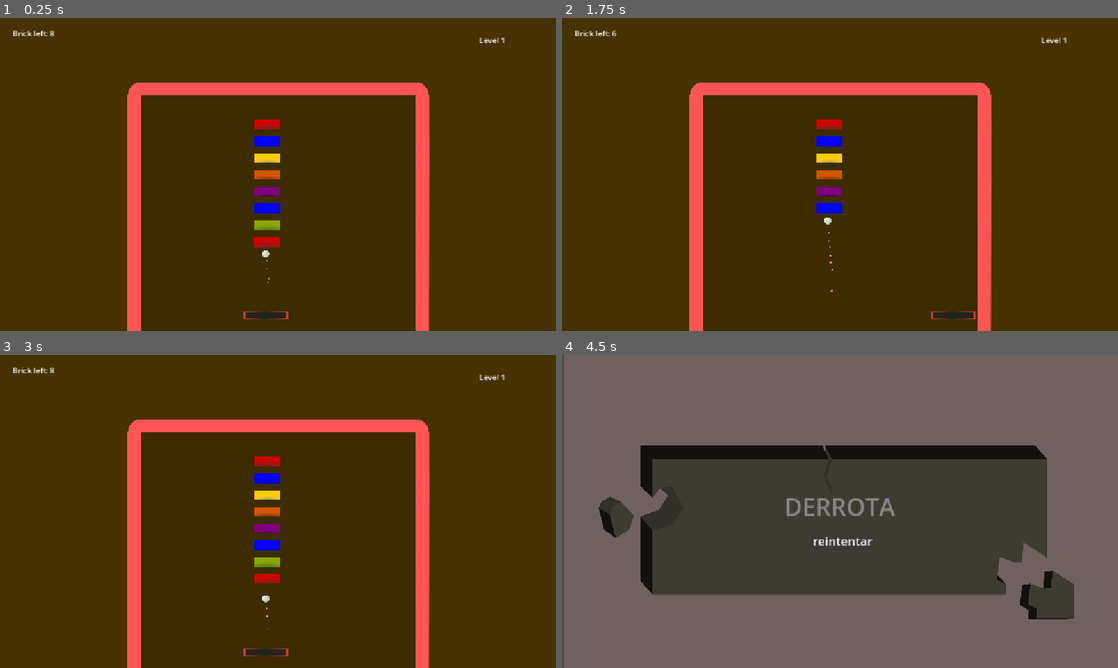
Above: before the commit, frames 1-4 (two rows, left to right).
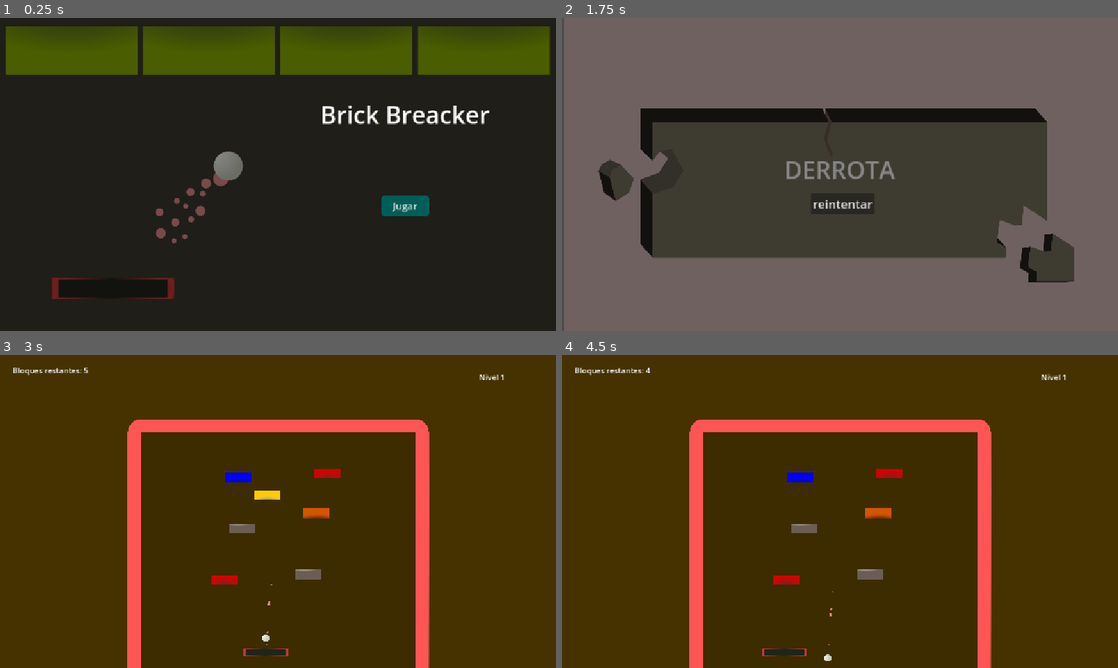
Above: after the commit, the same moments.

Repository: CardozoCasariegoLuciano/Brick_breacker
Game: Godot game, scene res://scenes/menu.tscn
Two runs of this game, one before a commit and one after it. Both use one fixed random seed, a clock stepped at 60 frames per second and the inputs below. Before the commit the project starts from res://scenes/level_1.tscn.
Inputs (mouse positions are in pixels of both pictures, inside the frame that each line leads up to):
- Up to frame 1 (0.25 s): no input
- Up to frame 2 (1.75 s): click (967, 205) at 0.5 s, where only the run after the commit has a clickable "Jugar"; hold D (rigth) from 1.28 s (still down); tap Space (ui_select) at 1.52 s
- Up to frame 3 (3 s): release D (rigth) at 2 s; click (278, 539) at 2 s, where only the run after the commit has a clickable "reintentar"; click (278, 539) at 2.75 s, where only the run before the commit has a clickable "reintentar"
- Up to frame 4 (4.5 s): hold A (left) 3.53-4.28 s; tap D (rigth) at 3.6 s; tap Space (ui_select) at 3.77 s; tap Enter at 4.25 s; hold D (rigth) from 4.28 s (still down)

The runs differ from the first frame. In frame 1, 98% of the frame differs, in the area x 0-100%, y 0-100%; in frame 2, 100%; in frame 3, 2.1%; in frame 4, 100%.

Commit message:
Add mobile controller and main menu

Diff:
--- a/project.godot
+++ b/project.godot
@@ -11,7 +11,7 @@
 [application]
 
 config/name="brics_breacker"
-run/main_scene="uid://ccipepny7crpc"
+run/main_scene="uid://cyfa10nejlt17"
 config/features=PackedStringArray("4.4", "Mobile")
 config/icon="res://icon.svg"
 
@@ -29,11 +29,13 @@
 left={
 "deadzone": 0.2,
 "events": [Object(InputEventKey,"resource_local_to_scene":false,"resource_name":"","device":-1,"window_id":0,"alt_press …(191 unchanged characters)…
+, Object(InputEventKey,"resource_local_to_scene":false,"resource_name":"","device":-1,"window_id":0,"alt_pressed":false,"shift_pressed":false,"ctrl_pressed":false,"meta_pressed":false,"pressed":false,"keycode":0,"physical_keycode":4194319,"key_label":0,"unicode":0,"location":0,"echo":false,"script":null)
 ]
 }
 rigth={
 "deadzone": 0.2,
 "events": [Object(InputEventKey,"resource_local_to_scene":false,"resource_name":"","device":-1,"window_id":0,"alt_press …(192 unchanged characters)…
+, Object(InputEventKey,"resource_local_to_scene":false,"resource_name":"","device":-1,"window_id":0,"alt_pressed":false,"shift_pressed":false,"ctrl_pressed":false,"meta_pressed":false,"pressed":false,"keycode":0,"physical_keycode":4194321,"key_label":0,"unicode":0,"location":0,"echo":false,"script":null)
 ]
 }
 action={
@@ -42,6 +44,10 @@
 ]
 }
 
+[input_devices]
+
+pointing/emulate_touch_from_mouse=true
+
 [rendering]
 
 renderer/rendering_method="mobile"
--- a/scenes/level_1.tscn
+++ b/scenes/level_1.tscn
@@ -83,13 +83,13 @@
 script = ExtResource("6_e3sih")
 
 [node name="brick4" parent="Bricks" instance=ExtResource("5_4nkto")]
-position = Vector2(553, 463)
+position = Vector2(465, 465)
 rotation = 3.14159
 
 [node name="brick5" parent="Bricks" instance=ExtResource("5_4nkto")]
-position = Vector2(553, 428)
+position = Vector2(639, 453)
 rotation = 3.14159
-brick_color = 1
+brick_color = 5
 
 [node name="brick6" parent="Bricks" instance=ExtResource("5_4nkto")]
 position = Vector2(553, 394)
@@ -97,12 +97,12 @@
 brick_color = 2
 
 [node name="brick7" parent="Bricks" instance=ExtResource("5_4nkto")]
-position = Vector2(553, 359)
+position = Vector2(502, 359)
 rotation = 3.14159
-brick_color = 3
+brick_color = 5
 
 [node name="brick8" parent="Bricks" instance=ExtResource("5_4nkto")]
-position = Vector2(553, 324)
+position = Vector2(655, 327)
 rotation = 3.14159
 brick_color = 4
 
@@ -112,12 +112,12 @@
 brick_color = 6
 
 [node name="brick10" parent="Bricks" instance=ExtResource("5_4nkto")]
-position = Vector2(553, 255)
+position = Vector2(493, 253)
 rotation = 3.14159
 brick_color = 2
 
 [node name="brick11" parent="Bricks" instance=ExtResource("5_4nkto")]
-position = Vector2(553, 220)
+position = Vector2(678, 245)
 rotation = 3.14159
 
 [node name="Level_UI" parent="." instance=ExtResource("7_pa8r4")]
--- a/scenes/level_ui.tscn
+++ b/scenes/level_ui.tscn
@@ -20,7 +20,7 @@
 
 [node name="Label" type="Label" parent="HBoxContainer"]
 layout_mode = 2
-text = "Level"
+text = "Nivel"
 
 [node name="level" type="Label" parent="HBoxContainer"]
 layout_mode = 2
@@ -35,7 +35,7 @@
 
 [node name="Label" type="Label" parent="HBoxContainer2"]
 layout_mode = 2
-text = "Brick left:"
+text = "Bloques restantes:"
 
 [node name="bricks" type="Label" parent="HBoxContainer2"]
 layout_mode = 2
--- /dev/null
+++ b/scenes/menu.tscn
@@ -0,0 +1,80 @@
+[gd_scene load_steps=5 format=3 uid="uid://cyfa10nejlt17"]
+
+[ext_resource type="Script" uid="uid://bjpwyq6jt80co" path="res://scripts/menu.gd" id="1_yqeox"]
+[ext_resource type="Texture2D" uid="uid://b2sqnxexxjn0c" path="res://assets/menu_bg.png" id="2_vjb58"]
+
+[sub_resource type="StyleBoxFlat" id="StyleBoxFlat_con2f"]
+bg_color = Color(0, 0.32549, 0.345098, 1)
+corner_radius_top_left = 8
+corner_radius_top_right = 8
+corner_radius_bottom_right = 8
+corner_radius_bottom_left = 8
+
+[sub_resource type="StyleBoxFlat" id="StyleBoxFlat_vjb58"]
+bg_color = Color(0, 0.368627, 0.345098, 1)
+corner_radius_top_left = 8
+corner_radius_top_right = 8
+corner_radius_bottom_right = 8
+corner_radius_bottom_left = 8
+
+[node name="Menu" type="Control"]
+layout_mode = 3
+anchors_preset = 15
+anchor_right = 1.0
+anchor_bottom = 1.0
+grow_horizontal = 2
+grow_vertical = 2
+script = ExtResource("1_yqeox")
+
+[node name="ColorRect" type="ColorRect" parent="."]
+layout_mode = 1
+anchors_preset = 15
+anchor_right = 1.0
+anchor_bottom = 1.0
+grow_horizontal = 2
+grow_vertical = 2
+color = Color(0, 0, 0, 1)
+
+[node name="TextureRect" type="TextureRect" parent="."]
+modulate = Color(1, 1, 1, 0.545098)
+layout_mode = 0
+offset_right = 1152.0
+offset_bottom = 648.0
+texture = ExtResource("2_vjb58")
+
+[node name="Button" type="Button" parent="."]
+layout_mode = 1
+anchors_preset = 8
+anchor_left = 0.5
+anchor_top = 0.5
+anchor_right = 0.5
+anchor_bottom = 0.5
+offset_left = 212.5
+offset_top = 42.5
+offset_right = 312.5
+offset_bottom = 85.5
+grow_horizontal = 2
+grow_vertical = 2
+mouse_default_cursor_shape = 2
+theme_override_font_sizes/font_size = 20
+theme_override_styles/hover = SubResource("StyleBoxFlat_con2f")
+theme_override_styles/normal = SubResource("StyleBoxFlat_vjb58")
+text = "Jugar"
+
+[node name="Label" type="Label" parent="."]
+layout_mode = 1
+anchors_preset = 8
+anchor_left = 0.5
+anchor_top = 0.5
+anchor_right = 0.5
+anchor_bottom = 0.5
+offset_left = 87.0
+offset_top = -159.5
+offset_right = 438.0
+offset_bottom = -90.5
+grow_horizontal = 2
+grow_vertical = 2
+theme_override_font_sizes/font_size = 50
+text = "Brick Breacker"
+
+[connection signal="button_down" from="Button" to="." method="_on_button_down"]
--- /dev/null
+++ b/scenes/mobile_controller.tscn
@@ -0,0 +1,18 @@
+[gd_scene load_steps=2 format=3 uid="uid://dlihb0q2ikjo6"]
+
+[sub_resource type="CanvasTexture" id="CanvasTexture_a8yvl"]
+
+[node name="MobileController" type="CanvasLayer"]
+
+[node name="Left" type="TouchScreenButton" parent="."]
+modulate = Color(1, 1, 1, 0)
+scale = Vector2(426, 647)
+texture_normal = SubResource("CanvasTexture_a8yvl")
+action = "left"
+
+[node name="Right" type="TouchScreenButton" parent="."]
+modulate = Color(1, 1, 1, 0)
+position = Vector2(726, 0)
+scale = Vector2(426, 647)
+texture_normal = SubResource("CanvasTexture_a8yvl")
+action = "rigth"
--- a/scripts/level.gd
+++ b/scripts/level.gd
@@ -7,6 +7,11 @@
 func _ready() -> void:
 	Global.on_level_change.emit(level)
 	level_ui.on_change_current_bricks.emit(bricks_container.destructibles_bricks)
+
+	if is_mobile():
+		var hud = preload("res://scenes/mobile_controller.tscn")
+		var hud_instance = hud.instantiate()
+		add_child(hud_instance)
 
 func _on_bricks_destroy(cuantity: int) -> void:
 	level_ui.on_change_current_bricks.emit(cuantity)
@@ -23,19 +28,31 @@
 		add_child(a)
 		get_tree().paused = true
 
- #Armar la pag de ichio
-# Subirlo a git
+func is_mobile():
+	if JavaScriptBridge:
+		var result = JavaScriptBridge.eval("""
+			/Android|webOS|iPhone|iPad|iPod|BlackBerry|IEMobile|Opera Mini/i.test(navigator.userAgent)
+		""", true)
+		return result
+	return false
 
-#MVP: Hacer los sprites de los botones y el resto del HUD
-#MVP: Agregar que caigan poderes de los bloques
-#MVP: Agregar un guardado de partida para no arrancar del inico
-#MVP: Agregar un puntaje
-#MVP: Agregar bloques que requieran mas de un golpe
-#MVP: Agregar un selector de niveles
-#MVP: Agregar mas niveles
-#MVP: Agregar multijugador local (una en la parte de abajo y otro en la de arriba, cada uno con su pelota
+#Mejorar los visuales
+#Mejorar el Sonido
+#Hacer los sprites de los botones y el resto del HUD
+#Actualizar el ichio
+
+
+
+#TODO: Agregar un selector de niveles
+#TODO: Agregar que caigan poderes de los bloques
+#TODO: Agregar un guardado de niveles para no arrancar de el nivel 1
+#TODO: Agregar mas vidas para no arrancar el nivel desde 0
+#TODO: Agregar un puntaje
+#		EJ, mas puntos con combos de rebotes
+#		Guardar los puntajes de cada jugadore
+#TODO: Agregar bloques que requieran mas de un golpe
+#TODO: Agregar mas niveles
+#TODO: Agregar multijugador local (una en la parte de abajo y otro en la de arriba, cada uno con su pelota
 #		pero con los mismos bloques)
-#MVP: Mejorar los visuales
-#MVP: Mejorar el Sonido
-#MVP: Agregar una pantalla de inicio
-#MVP: Agregar una pantalla de opciones
+#TODO: Agregar una pantalla de opciones para modificar el sonido y los controles
+#TODO: Hacerlo multiidioma
--- /dev/null
+++ b/scripts/menu.gd
@@ -0,0 +1,5 @@
+extends Control
+
+
+func _on_button_down() -> void:
+	get_tree().change_scene_to_file("res://scenes/level_1.tscn")
Binary file added: assets/menu_bg.png
Not shown, added: assets/menu_bg.png.import
Not shown, added: scripts/menu.gd.uid
